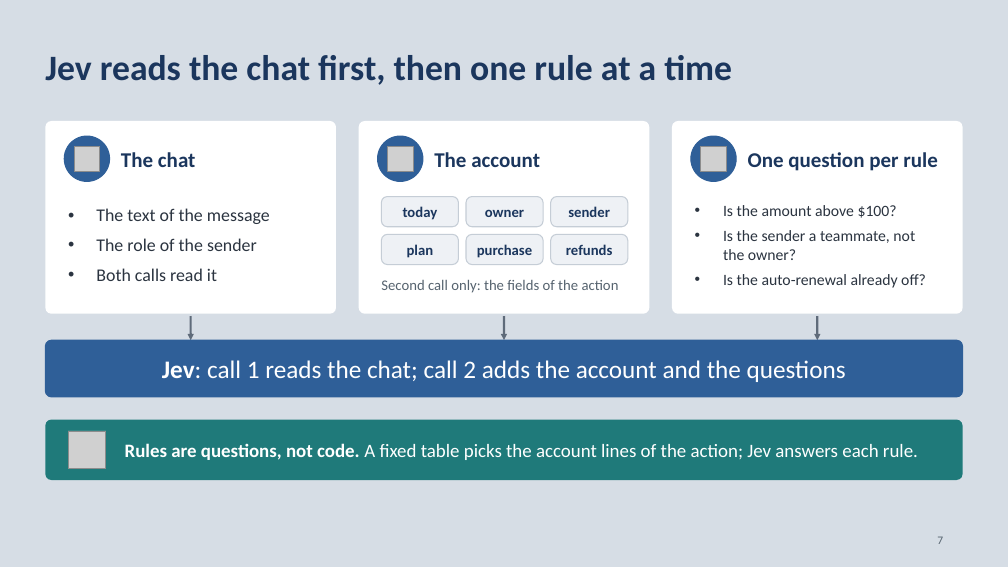
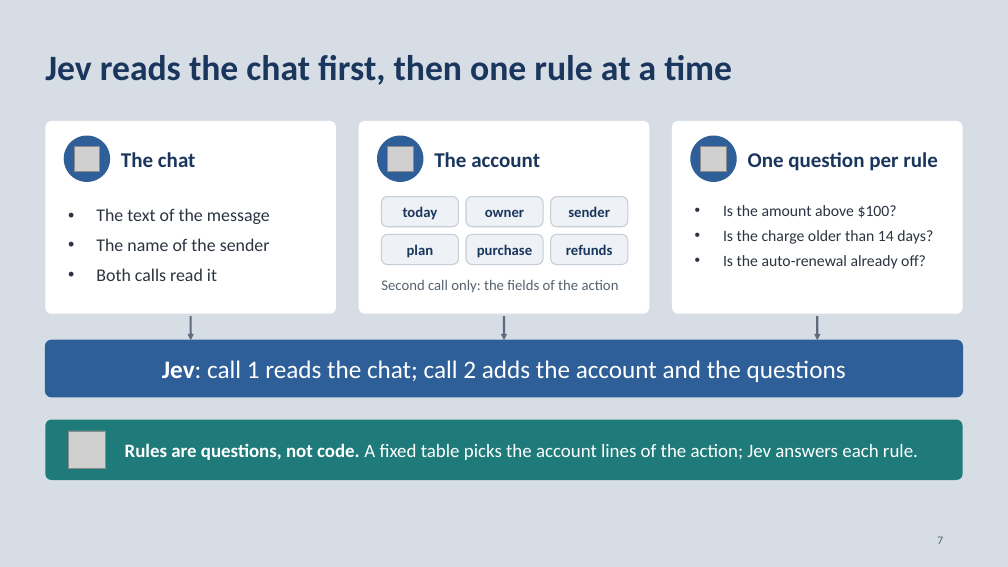
Before and after one commit to neilonthesky/english-presentation, a slide deck: slide 7 of slides/deck.pptx. Drawn at 1008x567 pixels with LibreOffice and Linux fonts; fonts in the diff are those of the drawing; grey boxes stand for pictures. Boxes give left, top, right and bottom in pixels: in the first picture for what was removed or moved away, otherwise in the second. Text is boxed around its words. In the diff, an @@ line names an element or a change of style, - is before the commit and + after.

```diff
--- a/slides/deck.pptx
+++ b/slides/deck.pptx
@@ text at box(96, 238, 270, 251): text changed @@
-• The role of the sender
+• The name of the sender
@@ text at box(723, 230, 933, 244): text changed @@
-• Is the sender a teammate, not the owner?
+• Is the charge older than 14 days?
```
Also in this commit, not shown: 9 other slides changed, 1 slide added, 1 slide removed, 34 other files.
